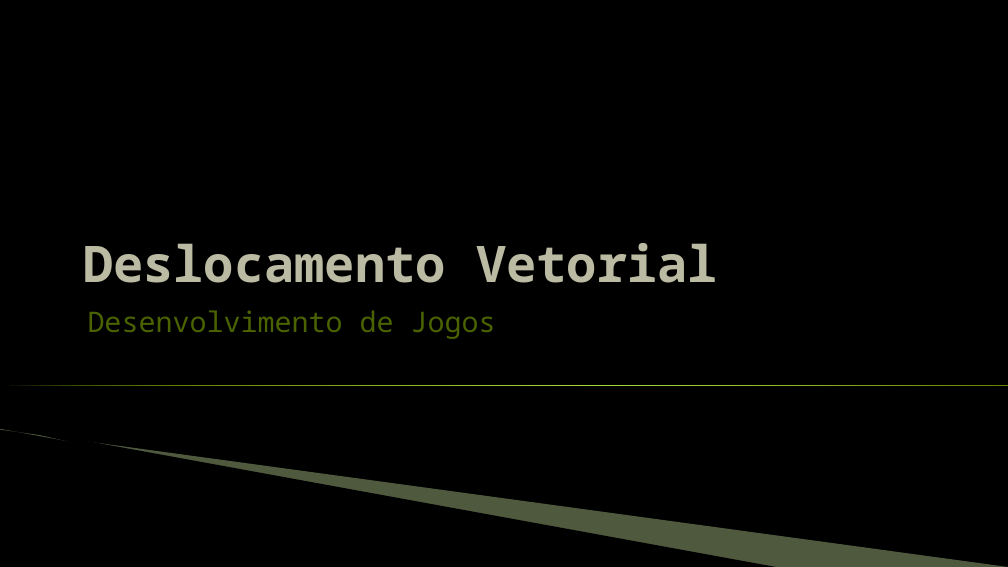
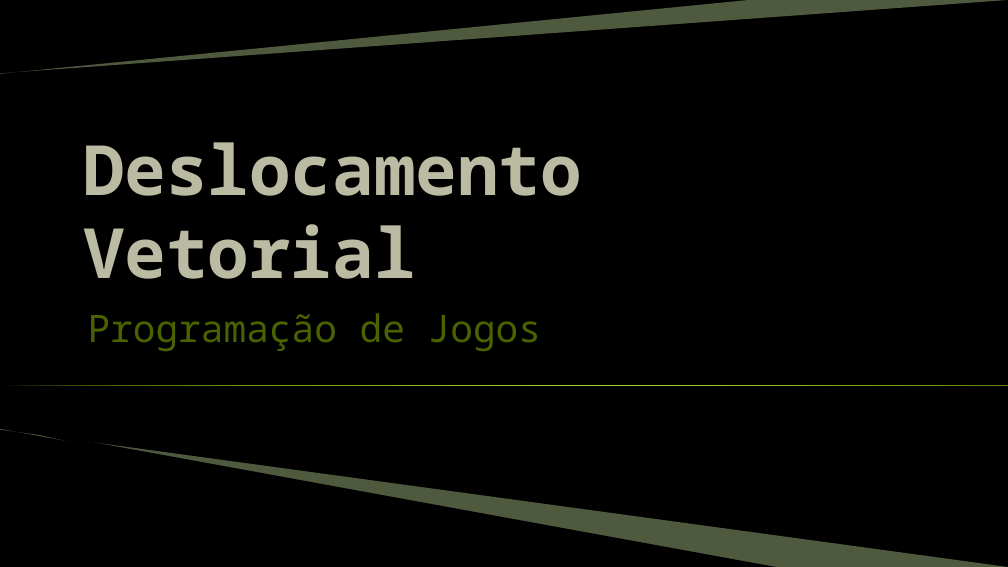
Before and after one commit to JudsonSS/Jogos, a slide deck: slide 1 of Slides/21. Deslocamento Vetorial.pptx. Drawn at 1008x567 pixels with LibreOffice and Linux fonts; fonts in the diff are those of the drawing; background and template pictures are left out. Boxes give left, top, right and bottom in pixels: in the first picture for what was removed or moved away, otherwise in the second. Text is boxed around its words. In the diff, an @@ line names an element or a change of style, - is before the commit and + after.

```diff
--- a/Slides/21. Deslocamento Vetorial.pptx
+++ b/Slides/21. Deslocamento Vetorial.pptx
@@ freeform shape added at [0,0,1008,74], fill #C3E19D at 40% opacity @@
@@ title "Deslocamento Vetorial" at [83,142,582,279]: size 48 to 66 pt @@
@@ subtitle at [88,313,541,351]: text changed; size 27 to 36 pt @@
-Desenvolvimento de Jogos
+Programação de Jogos
```
Also in this commit, not shown: 6 other slides changed.
